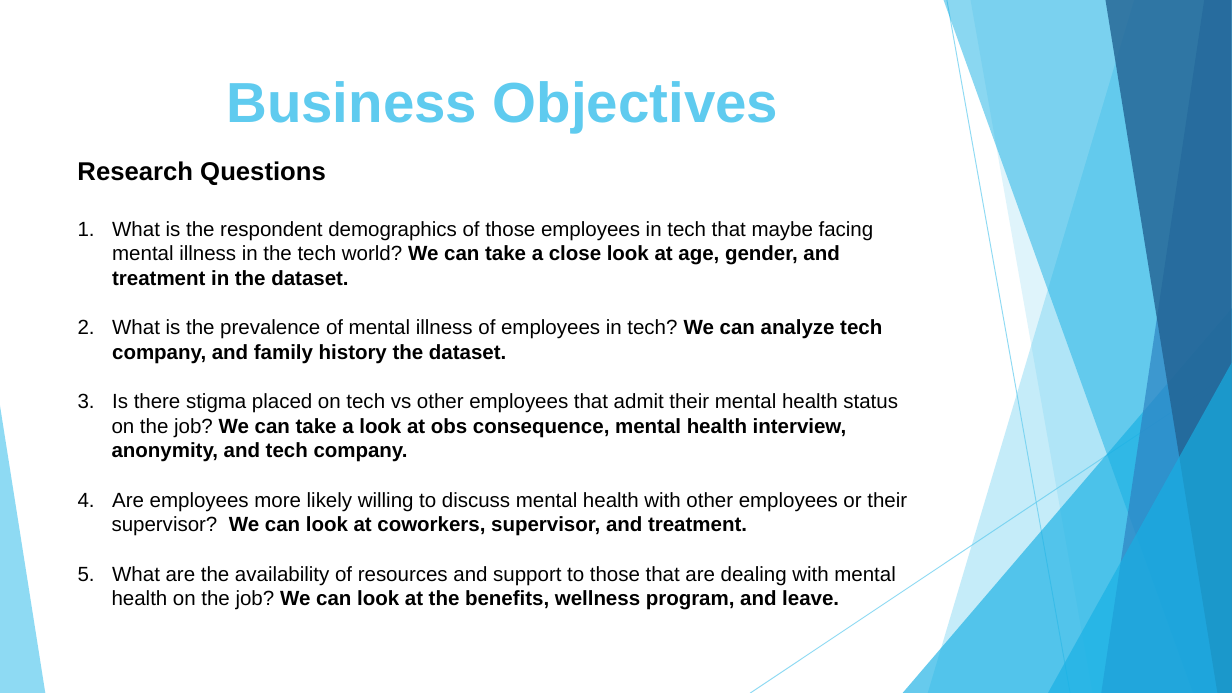
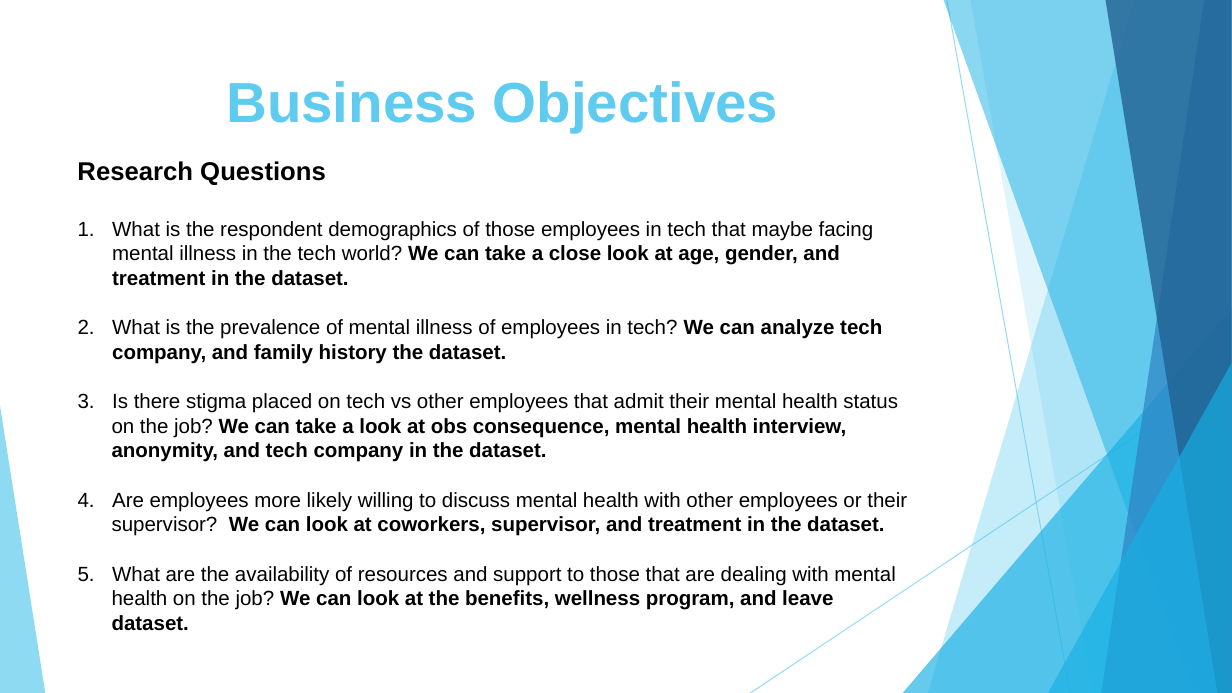
Before and after one commit to sqweets/Final-Project, a slide deck: slide 2 of MHinTech.pptx. Drawn at 1232x693 pixels with LibreOffice and Linux fonts; fonts in the diff are those of the drawing. Boxes give left, top, right and bottom in pixels: in the first picture for what was removed or moved away, otherwise in the second. Text is boxed around its words. In the diff, an @@ line names an element or a change of style, - is before the commit and + after.

```diff
--- a/MHinTech.pptx
+++ b/MHinTech.pptx
@@ text at bbox=[112, 442, 546, 462]: text changed @@
-anonymity, and tech company.
+anonymity, and tech company in the dataset.
@@ text at bbox=[112, 516, 884, 536]: text changed @@
-supervisor? We can look at coworkers, supervisor, and treatment.
+supervisor? We can look at coworkers, supervisor, and treatment in the dataset.
@@ text at bbox=[112, 590, 833, 631]: text changed @@
-health on the job? We can look at the benefits, wellness program, and leave.
+health on the job? We can look at the benefits, wellness program, and leave
+dataset.
```
Also in this commit, not shown: 1 other slide changed, 2 slides added.
